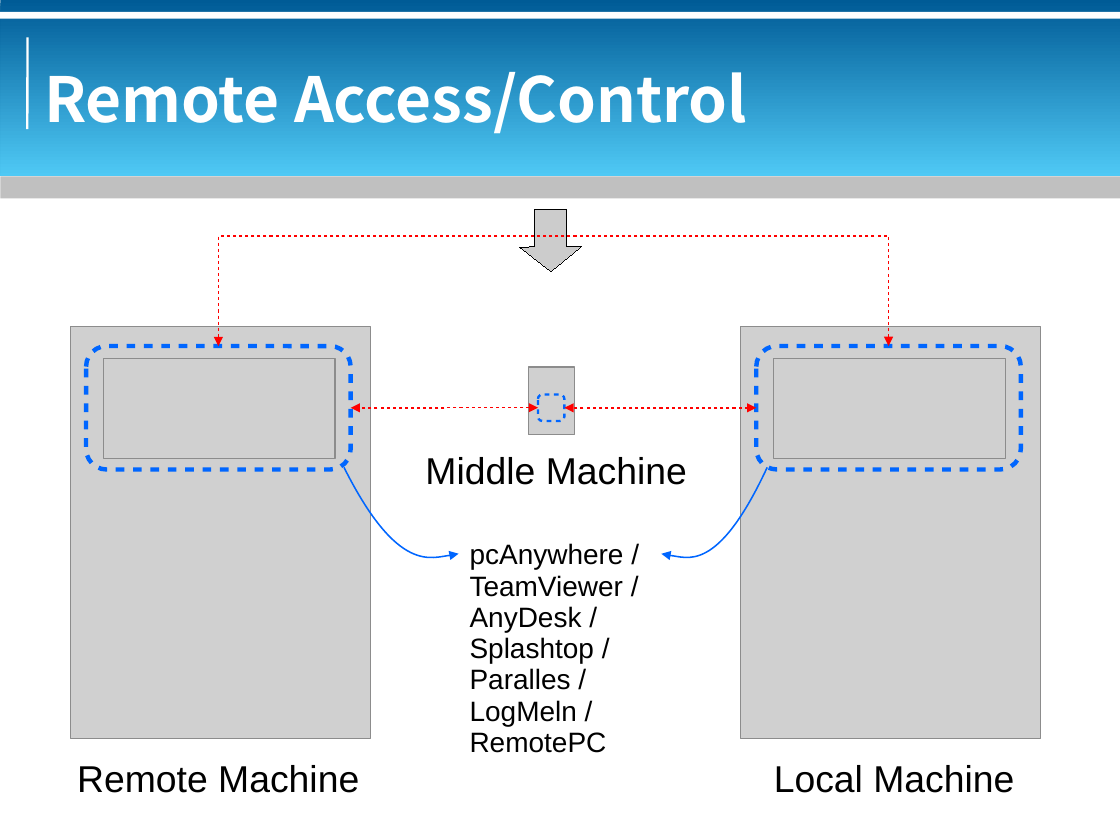
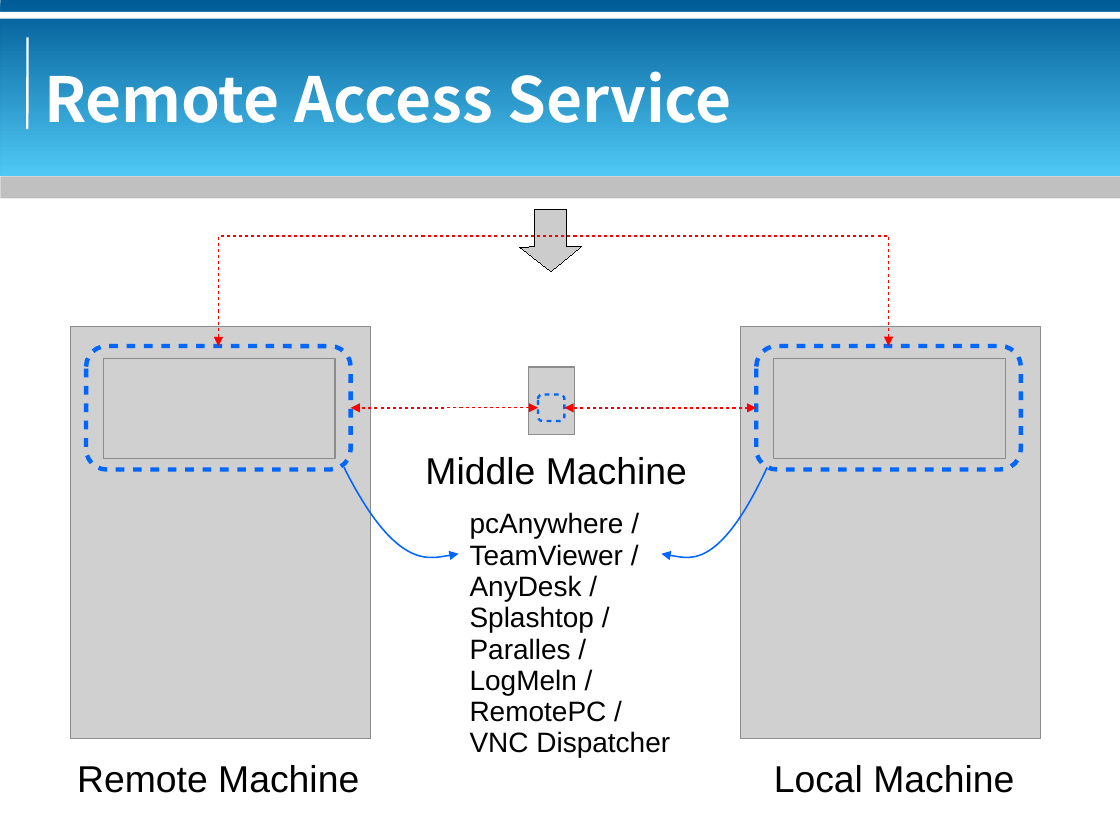
Before and after one commit to bluebat/.presentations, a slide deck: slide 5 of vdi-historical-overview.odp. Drawn at 1120x840 pixels with LibreOffice and Linux fonts; fonts in the diff are those of the drawing; grey boxes stand for pictures; background and template pictures are left out. Boxes give left, top, right and bottom in pixels: in the first picture for what was removed or moved away, otherwise in the second. Text is boxed around its words. In the diff, an @@ line names an element or a change of style, - is before the commit and + after.

```diff
--- a/vdi-historical-overview.odp
+++ b/vdi-historical-overview.odp
@@ title at [44,71,731,123]: text changed @@
-Remote Access/Control
+Remote Access Service
@@ text "pcAnywhere /": place and size @@
-text "pcAnywhere /" at [470,543,624,753]
+text "pcAnywhere /" at [470,512,670,757]
@@ text at [470,701,670,757]: text changed @@
-RemotePC
+RemotePC /
+VNC Dispatcher
```
Also in this commit, not shown: 1 other slide changed, 1 other file.
